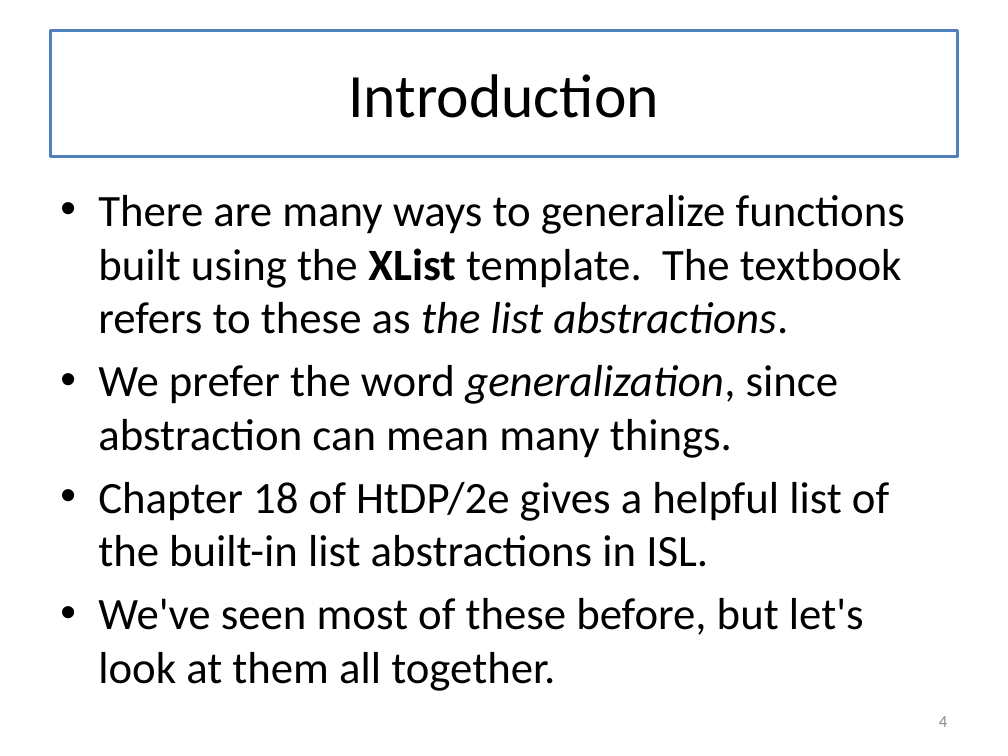
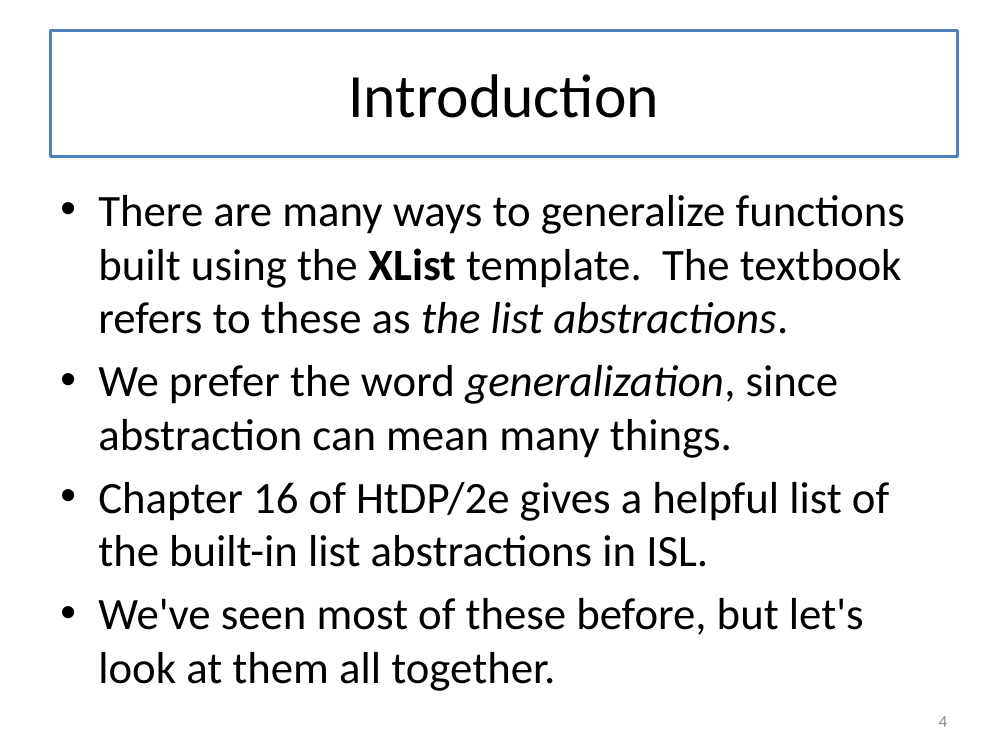
Before and after one commit to mwand/cs5010f17, a slide deck: slide 4 of Slides/Lesson 6.5 Rewriting Your Function Using Map and Foldr.pptx. Drawn at 1008x756 pixels with LibreOffice and Linux fonts; fonts in the diff are those of the drawing. Boxes give left, top, right and bottom in pixels: in the first picture for what was removed or moved away, otherwise in the second. Text is boxed around its words. In the diff, an @@ line names an element or a change of style, - is before the commit and + after.

```diff
--- a/Slides/Lesson 6.5 Rewriting Your Function Using Map and Foldr.pptx
+++ b/Slides/Lesson 6.5 Rewriting Your Function Using Map and Foldr.pptx
@@ text at [98, 482, 889, 567]: text changed @@
-• Chapter 18 of HtDP/2e gives a helpful list of the built-in list abstractions in ISL.
+• Chapter 16 of HtDP/2e gives a helpful list of the built-in list abstractions in ISL.
```
Also in this commit, not shown: 5 other slides changed, 3 other files.
